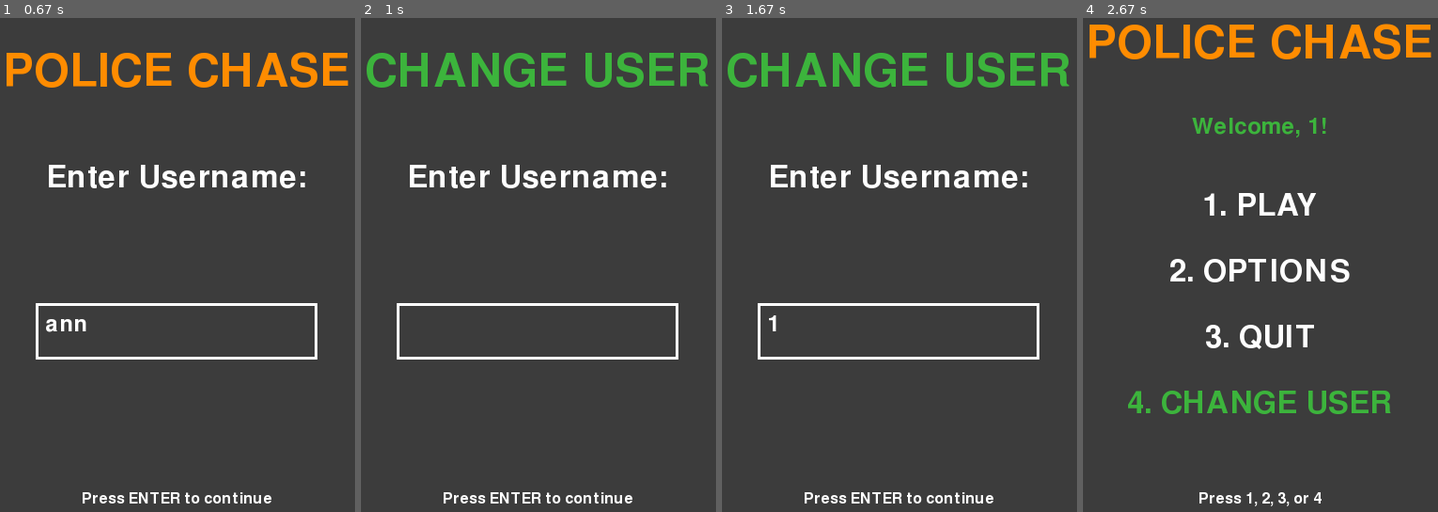
Above: before the commit, frames 1-4 (left to right).
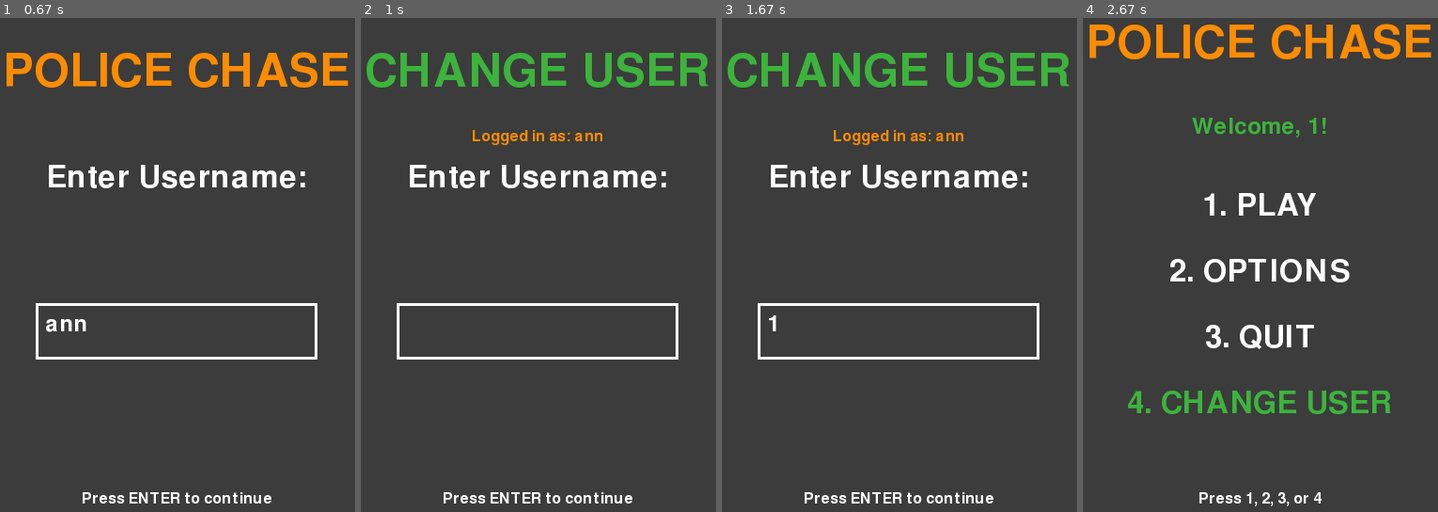
Above: after the commit, the same moments.

Repository: dwg1404-beep/pygame-internal
Game: pygame game, started from game.py
Two runs of this game, one before a commit and one after it. Both use one fixed random seed, a clock stepped at 60 frames per second and the inputs below.
Inputs:
- Up to frame 1 (0.67 s): type "ann" at 0.33 s
- Up to frame 2 (1 s): tap Enter at 0.67 s; tap 4 at 0.88 s
- Up to frame 3 (1.67 s): tap 1 at 1.22 s
- Up to frame 4 (2.67 s): tap Enter at 2.65 s

Frame 1 is identical in both runs. In frame 2, 0.4% of the frame differs, in the area x 31-68%, y 22-26%; in frame 3, 0.4%; in frame 4, nothing differs.

Commit message:
Merit V2

Diff:
--- a/game.py
+++ b/game.py
@@ -107,7 +107,6 @@
 selected_level = "grass"
 highscores = load_highscores()
 current_highscore = 0
-# COMMIT 4: track whether we arrived at login via "Change User" or fresh start
 login_context = "new"   # "new" or "change"
 
 def get_user_scores(name):
@@ -176,14 +175,18 @@
 
 input_box = InputBox(WIDTH//2 - 150, HEIGHT//2 + 50, 300, 60)
 
-# COMMIT 4: login screen title changes based on context
 def draw_login_screen():
     screen.fill(DARK_GRAY)
     if login_context == "change":
         title = font_large.render("CHANGE USER", True, LIGHT_GREEN)
+        screen.blit(title, (WIDTH//2 - title.get_width()//2, 80))
+        # COMMIT 5: show who is currently logged in as a hint
+        if username:
+            logged_in_text = font_tiny.render(f"Logged in as: {username}", True, ORANGE)
+            screen.blit(logged_in_text, (WIDTH//2 - logged_in_text.get_width()//2, 165))
     else:
         title = font_large.render("POLICE CHASE", True, ORANGE)
-    screen.blit(title, (WIDTH//2 - title.get_width()//2, 80))
+        screen.blit(title, (WIDTH//2 - title.get_width()//2, 80))
     prompt = font_medium.render("Enter Username:", True, WHITE)
     screen.blit(prompt, (WIDTH//2 - prompt.get_width()//2, HEIGHT//2 - 100))
     input_box.draw(screen)
@@ -367,7 +370,6 @@
             if event.type == pygame.KEYDOWN:
                 if event.key == pygame.K_RETURN and len(input_box.text) > 0:
                     username = input_box.text
-                    # COMMIT 4: reset context to "new" once a name is confirmed
                     login_context = "new"
                     update_current_highscore()
                     current_state = GameState.MAIN_MENU
@@ -382,7 +384,6 @@
                 elif event.key == pygame.K_3:
                     running = False
                 elif event.key == pygame.K_4:
-                    # COMMIT 4: set context to "change" before going to login
                     login_context = "change"
                     input_box.text = ""
                     current_state = GameState.LOGIN
